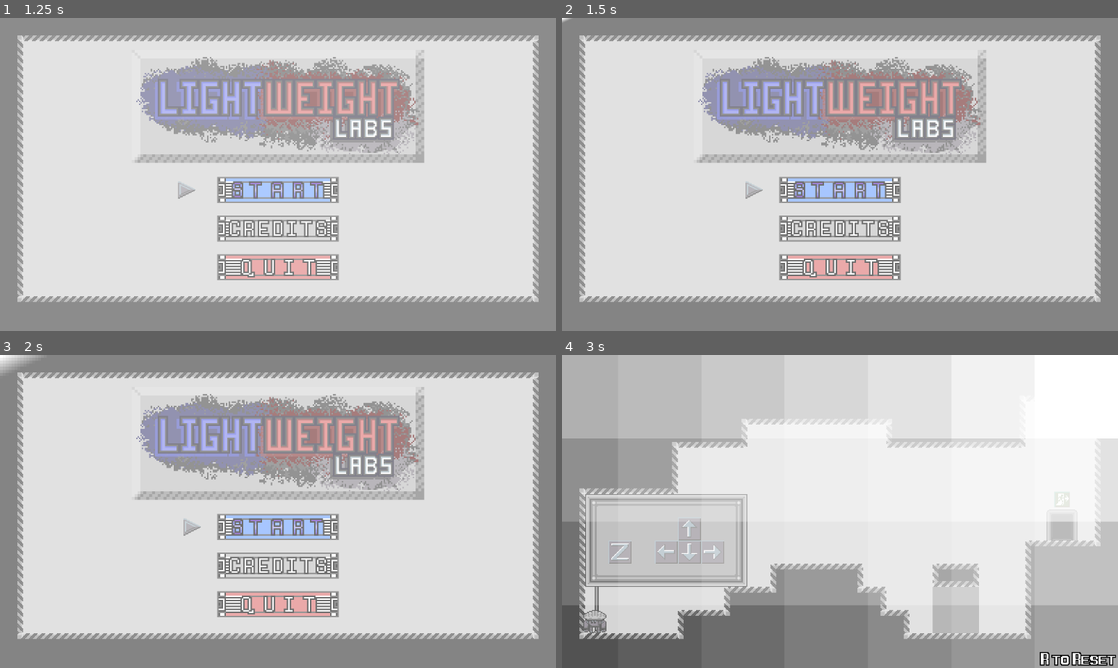
Above: before the commit, frames 1-4 (two rows, left to right).
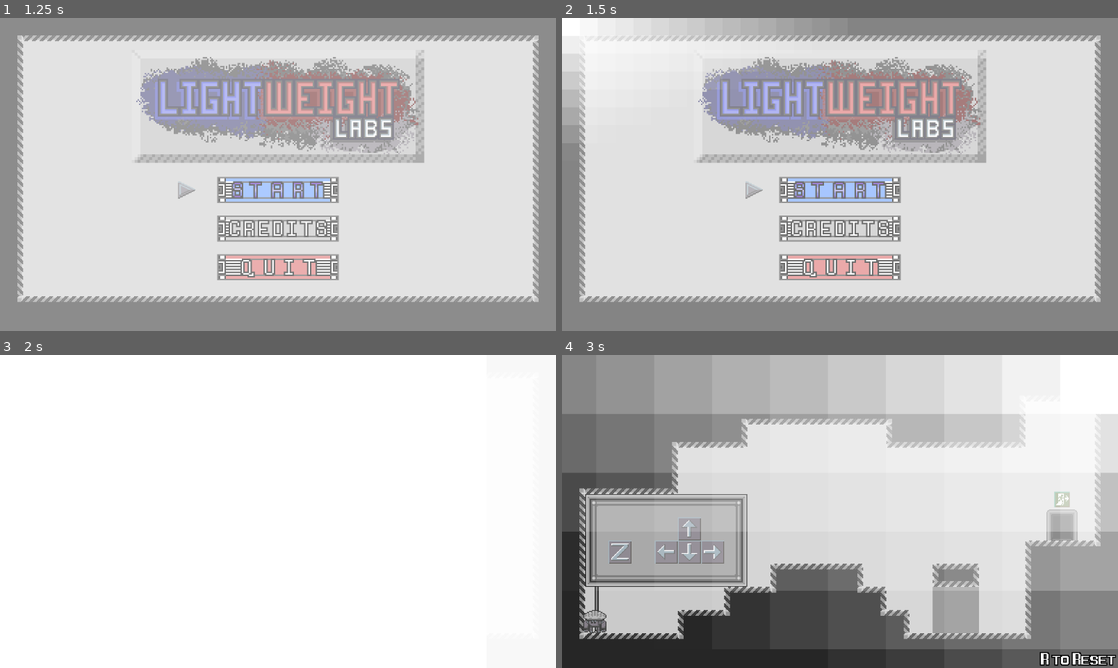
Above: after the commit, the same moments.

Repository: Alkamyst/lightheavy
Game: Godot game, scene res://Title Screen/title_screen.tscn
The game is run twice, just before and just after one commit, with the same random seed, the same clock (stepped at 60 frames per second) and the same inputs.
Inputs:
- Up to frame 1 (1.25 s): hold Up (up) from 0.53 s (still down)
- Up to frame 2 (1.5 s): keep holding Up (up); tap Z (confirm) at 1.35 s
- Up to frame 3 (2 s): keep holding Up (up)
- Up to frame 4 (3 s): release Up (up) at 2.03 s; hold Left (left) 2.03-2.78 s; tap Right (keyboard) at 2.1 s; tap Up (up) at 2.3 s; hold Up (up) from 2.78 s (still down); tap X (pickup) at 2.85 s

Frame 1 is identical in both runs. In frame 2, 3.9% of the frame differs, in the area x 0-42%, y 0-35%; in frame 3, 99%, in the area x 0-100%, y 0-100%; in frame 4, 51%.

Commit message:
ver 1.0.2

Diff:
--- a/Objects/Transition/Transition.tscn
+++ b/Objects/Transition/Transition.tscn
@@ -6,6 +6,58 @@
 
 [sub_resource type="ShaderMaterial" id="ShaderMaterial_w668c"]
 shader = ExtResource("1_2m2ln")
+
+[sub_resource type="Animation" id="Animation_l1t7e"]
+resource_name = "FadeIn"
+tracks/0/type = "value"
+tracks/0/imported = false
+tracks/0/enabled = true
+tracks/0/path = NodePath(".:scale")
+tracks/0/interp = 1
+tracks/0/loop_wrap = true
+tracks/0/keys = {
+"times": PackedFloat32Array(0, 0.8),
+"transitions": PackedFloat32Array(-2, -2),
+"update": 0,
+"values": [Vector2(-1152, 1152), Vector2(1, 1)]
+}
+
+[sub_resource type="Animation" id="Animation_p8gix"]
+length = 0.001
+tracks/0/type = "value"
+tracks/0/imported = false
+tracks/0/enabled = true
+tracks/0/path = NodePath(".:scale")
+tracks/0/interp = 1
+tracks/0/loop_wrap = true
+tracks/0/keys = {
+"times": PackedFloat32Array(0),
+"transitions": PackedFloat32Array(1),
+"update": 0,
+"values": [Vector2(1, 1)]
+}
+
+[sub_resource type="Animation" id="Animation_vg1pq"]
+resource_name = "FadeOut"
+tracks/0/type = "value"
+tracks/0/imported = false
+tracks/0/enabled = true
+tracks/0/path = NodePath(".:scale")
+tracks/0/interp = 1
+tracks/0/loop_wrap = true
+tracks/0/keys = {
+"times": PackedFloat32Array(0, 0.8),
+"transitions": PackedFloat32Array(-2, -2),
+"update": 0,
+"values": [Vector2(1, 1), Vector2(1152, 1152)]
+}
+
+[sub_resource type="AnimationLibrary" id="AnimationLibrary_a26se"]
+_data = {
+"FadeIn": SubResource("Animation_l1t7e"),
+"FadeOut": SubResource("Animation_vg1pq"),
+"RESET": SubResource("Animation_p8gix")
+}
 
 [node name="Transition" type="Sprite2D"]
 top_level = true
@@ -15,3 +67,9 @@
 centered = false
 flip_h = true
 script = ExtResource("3_npx11")
+
+[node name="AnimationPlayer" type="AnimationPlayer" parent="."]
+libraries = {
+"": SubResource("AnimationLibrary_a26se")
+}
+autoplay = "FadeIn"
--- a/Objects/Transition/transition.gd
+++ b/Objects/Transition/transition.gd
@@ -2,6 +2,8 @@
 
 #1152
 #72
+
+@onready var AnimPlayer: AnimationPlayer = $AnimationPlayer
 
 @export_enum("Fadein", "Fadeout") var Fade: int
 
@@ -10,24 +12,24 @@
 # Called when the node enters the scene tree for the first time.
 func _ready() -> void:
 	if Fade == 1:
-		set_scale(Vector2(1, 1))
-		global_position = Vector2(0, 0)
+		AnimPlayer.play("FadeOut")
 	else:
-		pass
-		set_scale(Vector2(-1152, 1152))
-		global_position = Vector2(1152, 0)
-	tempScale = get_scale()
+		AnimPlayer.play("FadeIn")
+		#set_scale(Vector2(-1152, 1152))
+		#global_position = Vector2(1152, 0)
+	#tempScale = get_scale()
 
 # Called every frame. 'delta' is the elapsed time since the previous frame.
 func _process(delta: float) -> void:
-	if Fade == 1:
-		tempScale.x = move_toward(tempScale.x, 1152, tempScale.x/20)
-		tempScale.y = move_toward(tempScale.y, 1152, tempScale.y/20)
+	pass
+	#if Fade == 1:
+		#tempScale.x = move_toward(tempScale.x, 1152, tempScale.x/20)
+		#tempScale.y = move_toward(tempScale.y, 1152, tempScale.y/20)
 
-	else:
-		pass
-		tempScale.x = move_toward(tempScale.x, 1, abs(tempScale.x/20))
-		tempScale.y = move_toward(tempScale.y, 1, tempScale.y/20)
-		if tempScale.x == 1:
-			queue_free()
-	set_scale(tempScale)
+	#else:
+		#pass
+		#tempScale.x = move_toward(tempScale.x, 1, abs(tempScale.x/20))
+		#tempScale.y = move_toward(tempScale.y, 1, tempScale.y/20)
+		#if tempScale.x == 1:
+			#queue_free()
+	#set_scale(tempScale)
--- a/project.godot
+++ b/project.godot
@@ -12,7 +12,7 @@
 
 config/name="Lightweight Labs"
 config/description="A game made by Logan, Andrew, and Rian for the Fall 2024 Albright game jam (theme: light/heavy)."
-config/version="1.0.1"
+config/version="1.0.2"
 run/main_scene="res://Title Screen/title_screen.tscn"
 config/features=PackedStringArray("4.3", "Forward Plus")
 boot_splash/show_image=false
Not shown, removed: Export/Web/Lightweight Labs.apple-touch-icon.png.import
Not shown, removed: Export/Web/Lightweight Labs.icon.png.import
Not shown, removed: Export/Web/Lightweight Labs.png.import
Not shown: 1 places in Objects/Transition/Transition.tscn that only renumber resources
Not shown, changed: Export/Lightweight Labs.exe
Not shown, added: Export/Lightweight Labs.png
Not shown, changed: Export/Lightweight Labs.zip
Not shown, changed: Export/Web.zip
Not shown, removed: Export/Web/Lightweight Labs.apple-touch-icon.png
Not shown, removed: Export/Web/Lightweight Labs.audio.worklet.js
Not shown, removed: Export/Web/Lightweight Labs.icon.png
Not shown, removed: Export/Web/Lightweight Labs.js
(and 5 more such lines)
